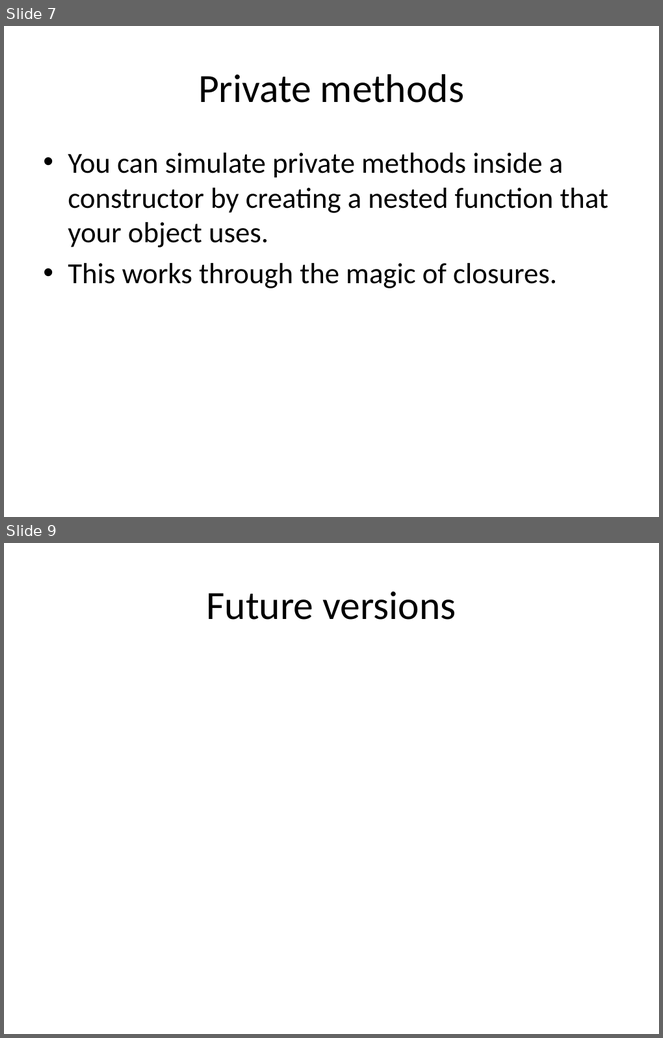
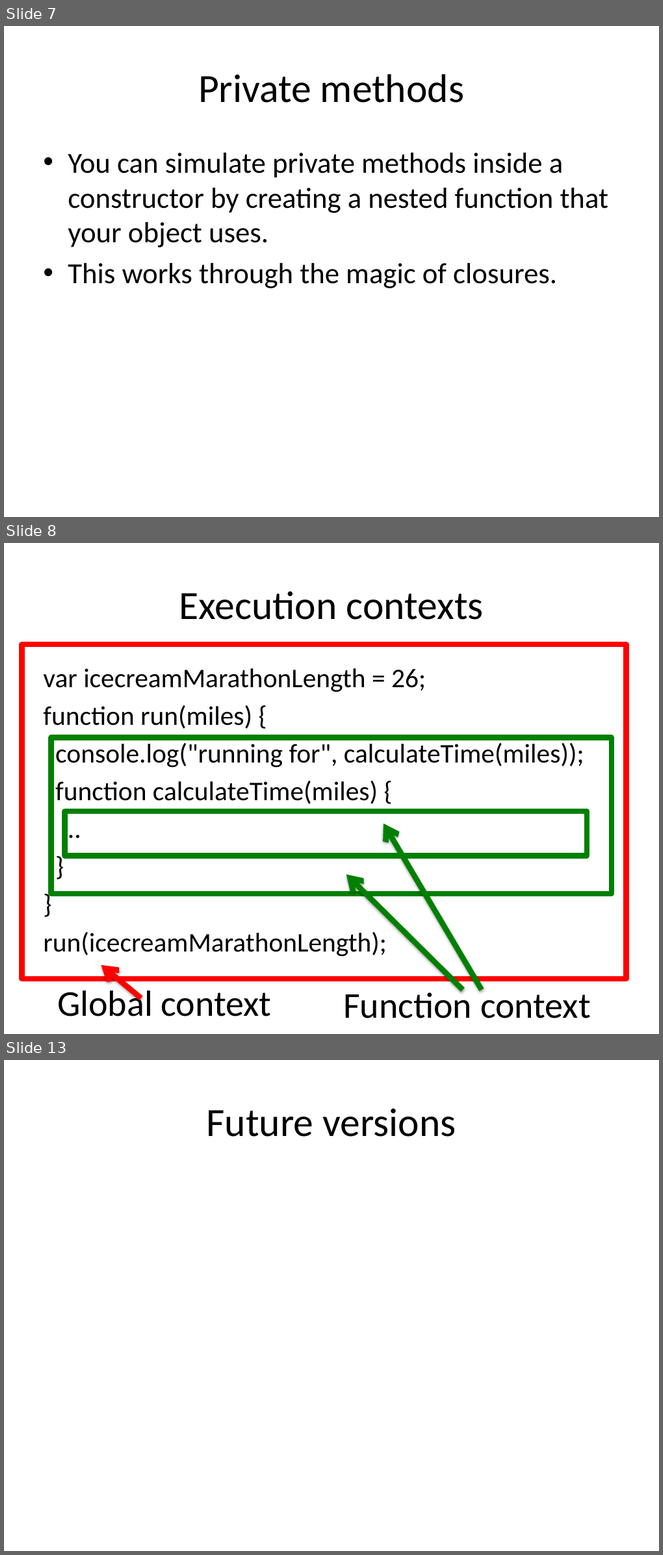
Before and after one commit to helephant/JavascriptObjects, a slide deck: javascript-objects.pptx. Shown one above the other, each under a label of ours: slides 7 and 9 before the commit, slides 7, 8 and 13 after it; the slides between them are not shown. The pictures are 663x1038 and 663x1555 pixels, drawn with LibreOffice and Linux fonts; fonts in the diff are those of the drawing. Boxes give left, top, right and bottom in pixels: in the first picture for what was removed or moved away, otherwise in the second. Text is boxed around its words. In the diff, an @@ line names an element or a change of style, - is before the commit and + after.

```diff
--- a/javascript-objects.pptx
+++ b/javascript-objects.pptx
@@ slide 8 added at [4, 543, 659, 1034], background #FFFFFF @@
@@ title added at [180, 591, 484, 620], 44 pt, text #000000 @@
+Execution contexts
@@ rectangle added at [22, 644, 627, 979], outline #FF0000 6 pt @@
@@ text added at [43, 668, 584, 956], 29.6 pt, text #000000 @@
+var icecreamMarathonLength = 26;
+function run(miles) {
+console.log("running for", calculateTime(miles));
+function calculateTime(miles) {
+..
+}
+}
+run(icecreamMarathonLength);
@@ rectangle added at [51, 737, 612, 894], outline #008000 6 pt @@
@@ rectangle added at [65, 811, 587, 856], outline #008000 6 pt @@
@@ arrow added from (482, 990) to (384, 824), #008000 6 pt @@
@@ arrow added from (463, 990) to (347, 875), #008000 6 pt @@
@@ arrow added from (141, 999) to (101, 965), #FF0000 6 pt @@
@@ text added at [57, 986, 272, 1017], 40 pt, text #000000 @@
+Global context
@@ text added at [343, 988, 591, 1019], 40 pt, text #000000 @@
+Function context
@@ what was slide 9 is now slide 13 @@
```
Also in this commit, not shown: 1 slide changed, 3 other slides added, 5 other files.
